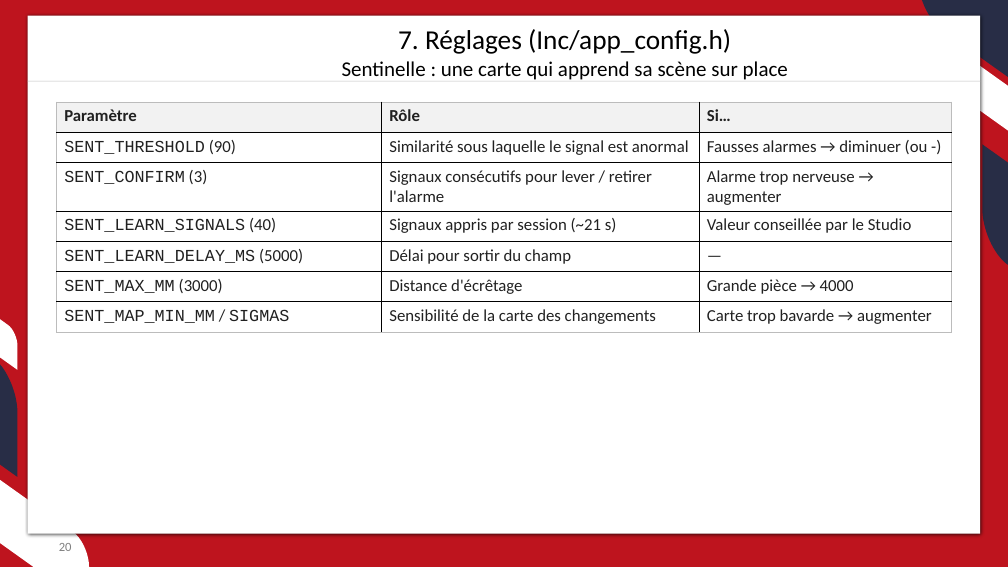
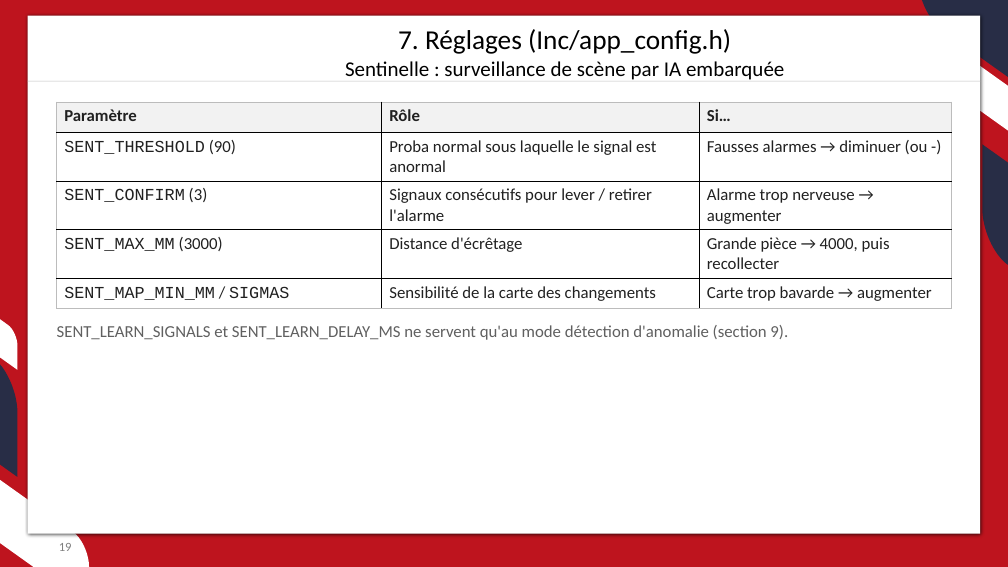
Before and after one commit to JC-Toussaint/ST_Phelma_Hackathon, a slide deck: slide 19 of sentinelle/sentinelle.pptx (slide 20 before the commit). Drawn at 1008x567 pixels with LibreOffice and Linux fonts; fonts in the diff are those of the drawing; background and template pictures are left out. Boxes give left, top, right and bottom in pixels: in the first picture for what was removed or moved away, otherwise in the second. Text is boxed around its words. In the diff, an @@ line names an element or a change of style, - is before the commit and + after.

```diff
--- a/sentinelle/sentinelle.pptx
+++ b/sentinelle/sentinelle.pptx
@@ text at [345,61,784,80]: text changed @@
-Sentinelle : une carte qui apprend sa scène sur place
+Sentinelle : surveillance de scène par IA embarquée
@@ table at [57,102,952,305] @@
-row 2, column 2: Similarité sous laquelle le signal est anormal
+row 2, column 2: Proba normal sous laquelle le signal est anormal
-row 4: SENT_LEARN_SIGNALS (40) | Signaux appris par session (~21 s) | Valeur conseillée par le Studio
-row 5: SENT_LEARN_DELAY_MS (5000) | Délai pour sortir du champ | —
-row 6: SENT_MAX_MM (3000) | Distance d'écrêtage | Grande pièce → 4000
+row 4: SENT_MAX_MM (3000) | Distance d'écrêtage | Grande pièce → 4000, puis recollecter
@@ text added at [57,325,788,340], 16 pt, text #606060 @@
+SENT_LEARN_SIGNALS et SENT_LEARN_DELAY_MS ne servent qu'au mode détection d'anomalie (section 9).
@@ page number at [59,543,72,551]: text changed @@
-20
+19
```
Also in this commit, not shown: 20 other slides changed, 1 slide added, 1 slide removed, 8 other files.
